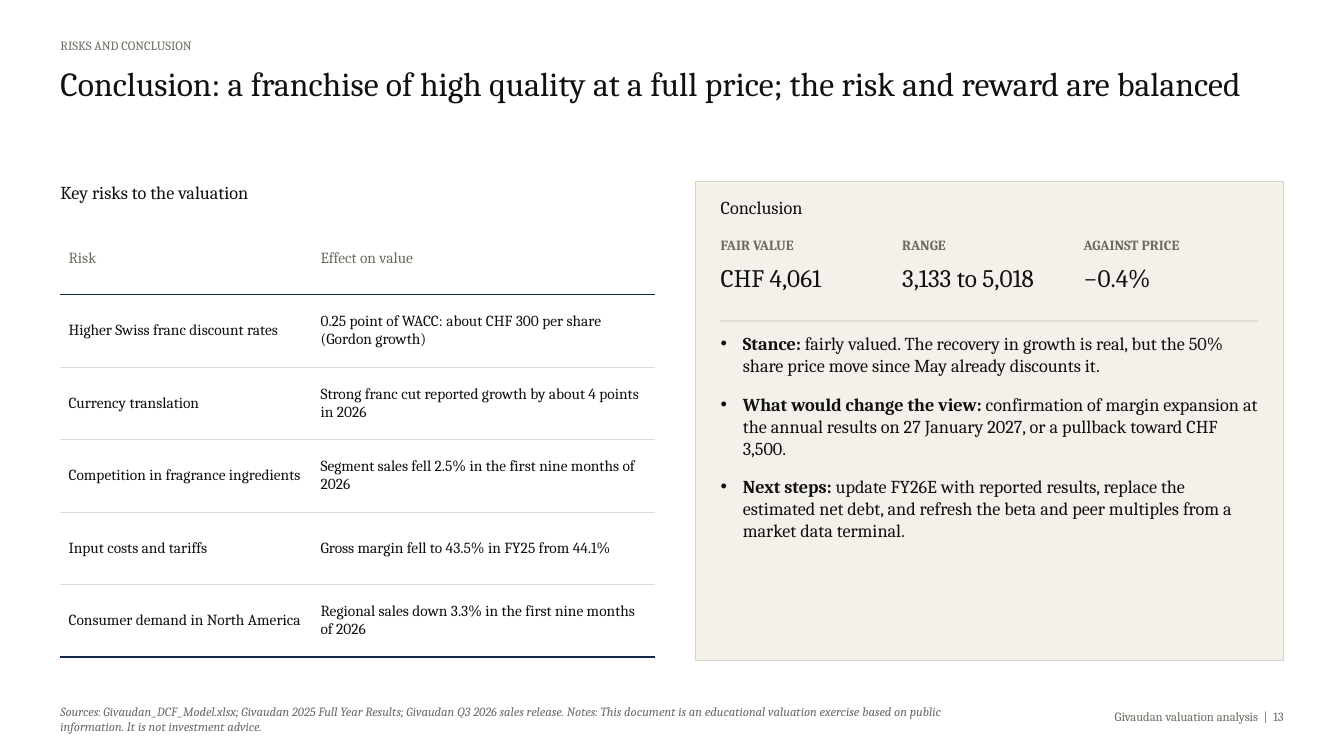
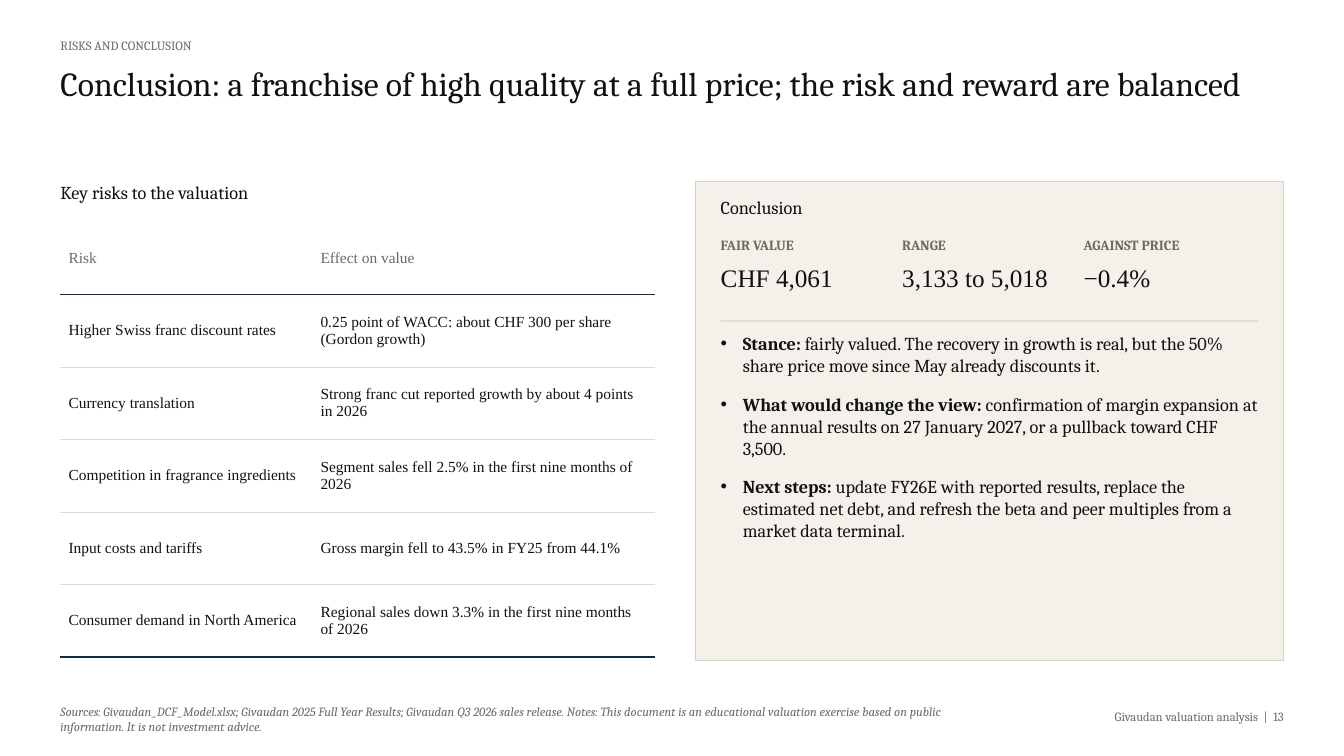
Before and after one commit to pascalielric/financelab, a slide deck: slide 13 of downloads/Givaudan_Valuation_Deck.pptx. Drawn at 1344x756 pixels with LibreOffice and Linux fonts; fonts in the diff are those of the drawing. Boxes give left, top, right and bottom in pixels: in the first picture for what was removed or moved away, otherwise in the second. Text is boxed around its words. In the diff, an @@ line names an element or a change of style, - is before the commit and + after.

```diff
--- a/downloads/Givaudan_Valuation_Deck.pptx
+++ b/downloads/Givaudan_Valuation_Deck.pptx
@@ table at box(60, 222, 655, 657) @@
@@ font Cambria to Times New Roman @@
@@ font Cambria to Times New Roman in 3 elements at box(721, 270, 833, 291), box(902, 270, 1048, 291), box(1084, 270, 1151, 288) @@
```
Also in this commit, not shown: 13 other slides changed, 19 other files.
